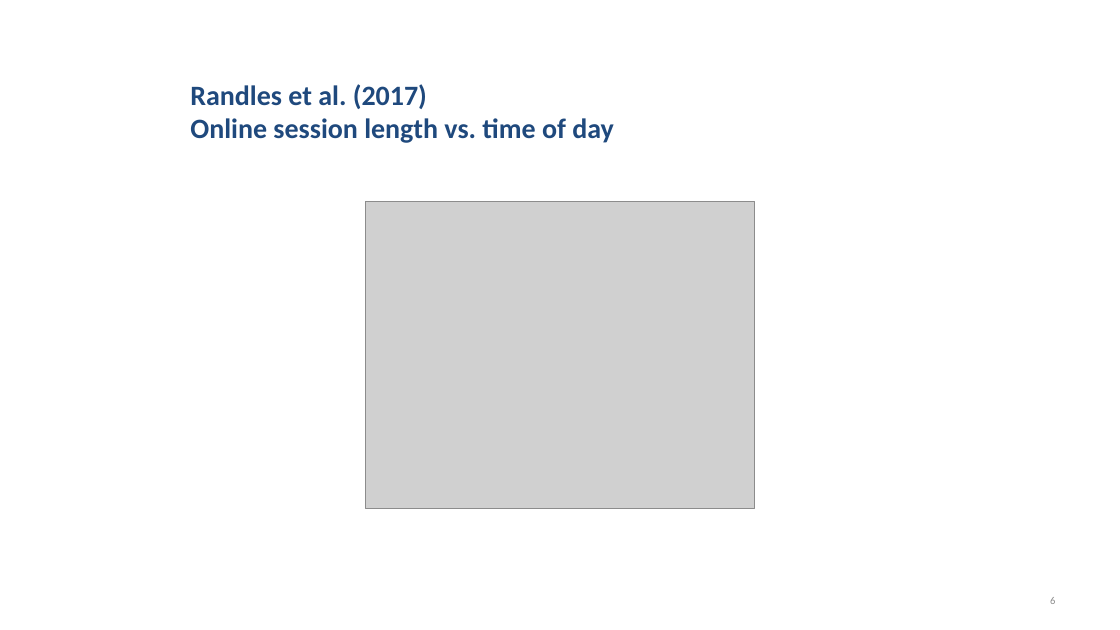
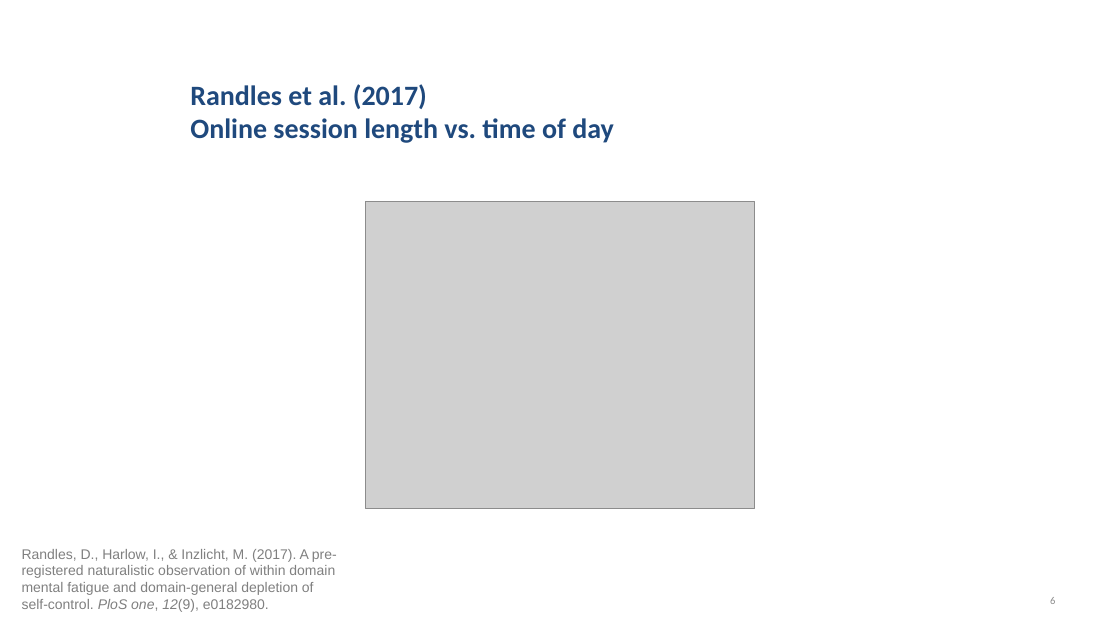
Before and after one commit to chrisjberry/datafluencyCB, a slide deck: slide 6 of slides/PSYC753_Chris3.pptx. Drawn at 1120x630 pixels with LibreOffice and Linux fonts; fonts in the diff are those of the drawing; grey boxes stand for pictures. Boxes give left, top, right and bottom in pixels: in the first picture for what was removed or moved away, otherwise in the second. Text is boxed around its words. In the diff, an @@ line names an element or a change of style, - is before the commit and + after.

```diff
--- a/slides/PSYC753_Chris3.pptx
+++ b/slides/PSYC753_Chris3.pptx
@@ text added at bbox=[22, 549, 337, 612], 12 pt, text #808080 @@
+Randles, D., Harlow, I., & Inzlicht, M. (2017). A pre-registered naturalistic observation of within domain mental fatigue and domain-general depletion of self-control. PloS one, 12(9), e0182980.
```
Also in this commit, not shown: 4 other slides changed, 1 other file.
